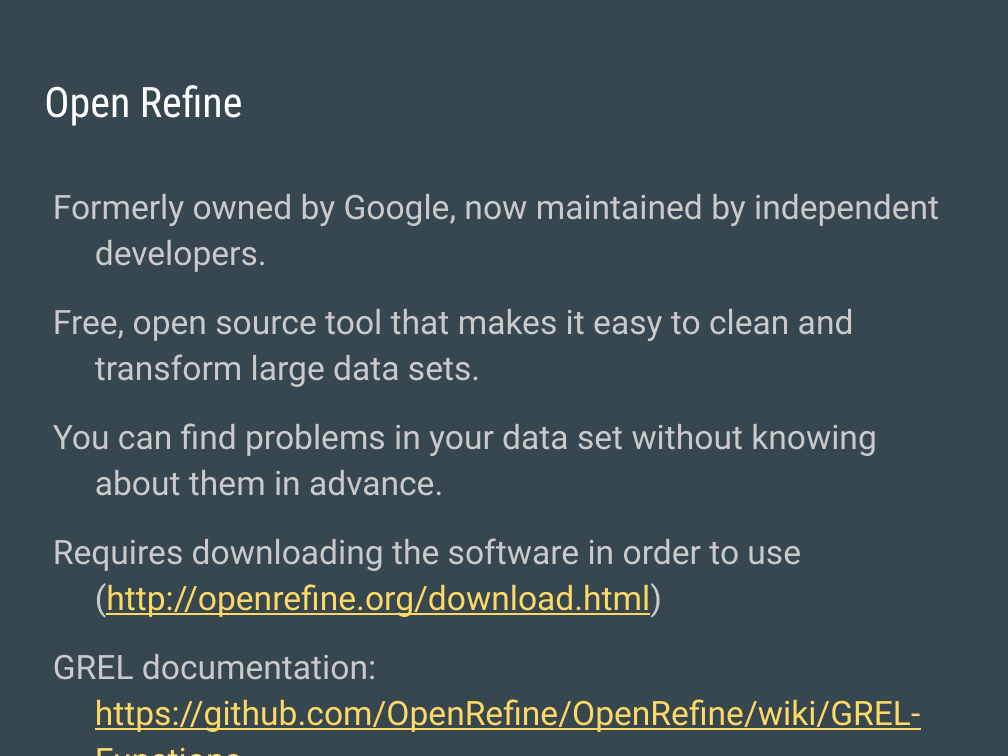
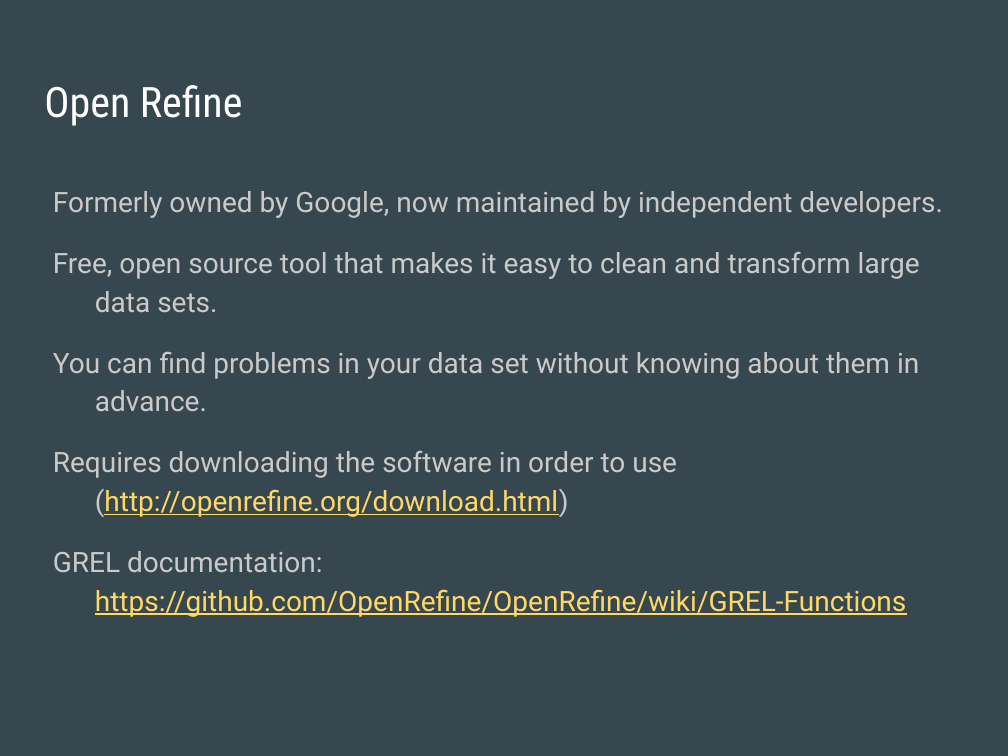
Before and after one commit to NCSU-Libraries/data-viz-workshops, a slide deck: slide 5 of Open_Refine/Data Cleaning with Open Refine.pptx. Drawn at 1008x756 pixels with LibreOffice and Linux fonts; fonts in the diff are those of the drawing. Boxes give left, top, right and bottom in pixels: in the first picture for what was removed or moved away, otherwise in the second. Text is boxed around its words. In the diff, an @@ line names an element or a change of style, - is before the commit and + after.

```diff
--- a/Open_Refine/Data Cleaning with Open Refine.pptx
+++ b/Open_Refine/Data Cleaning with Open Refine.pptx
@@ text "Formerly owned by Google, now ..." at bbox=[53, 191, 942, 617]: size 24 to 20 pt @@
```
Also in this commit, not shown: 2 other slides changed, 2 other files.
